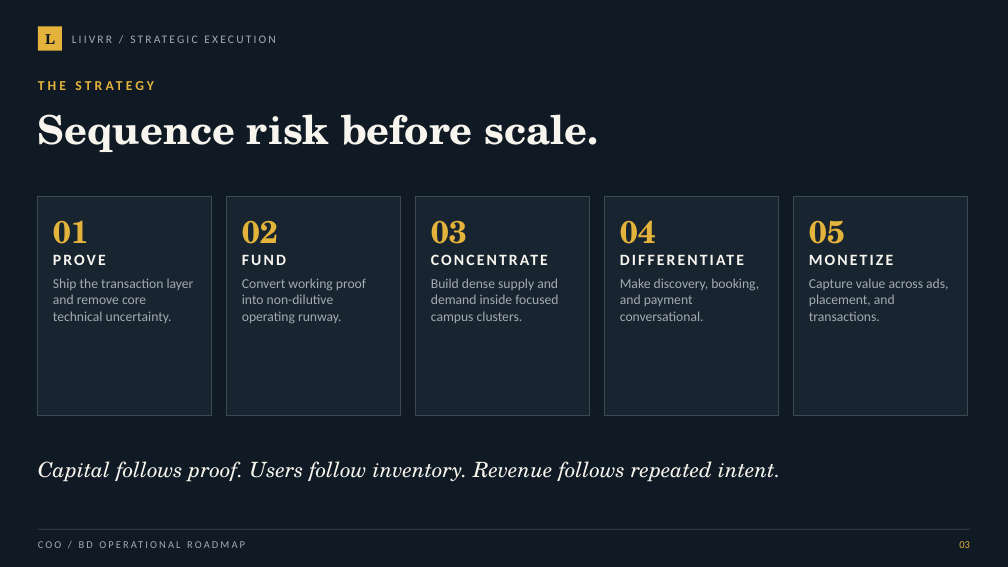
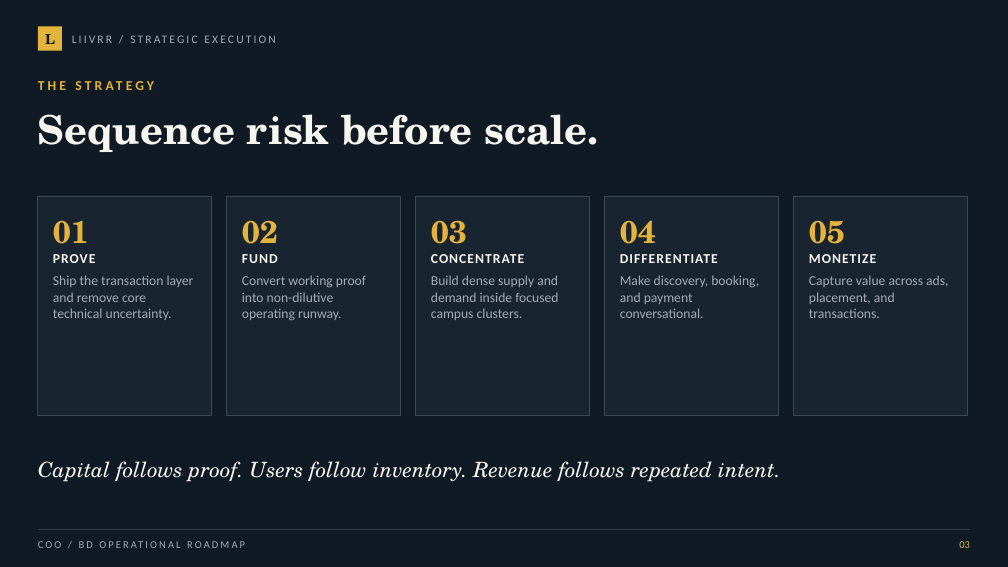
Before and after one commit to ethannyathi/direct-strategy-pdf, a slide deck: slide 3 of public/Liivrr_Strategic_Execution_Roadmap.pptx. Drawn at 1008x567 pixels with LibreOffice and Linux fonts; fonts in the diff are those of the drawing. Boxes give left, top, right and bottom in pixels: in the first picture for what was removed or moved away, otherwise in the second. Text is boxed around its words. In the diff, an @@ line names an element or a change of style, - is before the commit and + after.

```diff
--- a/public/Liivrr_Strategic_Execution_Roadmap.pptx
+++ b/public/Liivrr_Strategic_Execution_Roadmap.pptx
@@ text "01" at <box>53,220,194,320</box>: size 15 to 13 pt, letter spacing 2 to 1 pt in "PROVE" @@
@@ text "02" at <box>242,220,366,321</box>: size 15 to 13 pt, letter spacing 2 to 1 pt in "FUND" @@
@@ text "03" at <box>431,220,558,320</box>: size 15 to 13 pt, letter spacing 2 to 1 pt in "CONCENTRATE" @@
@@ text "04" at <box>620,220,759,318</box>: size 15 to 13 pt, letter spacing 2 to 1 pt in "DIFFERENTIATE" @@
@@ text "05" at <box>809,220,948,318</box>: size 15 to 13 pt, letter spacing 2 to 1 pt in "MONETIZE" @@
```
Also in this commit, not shown: 6 other slides changed, 1 other file.
